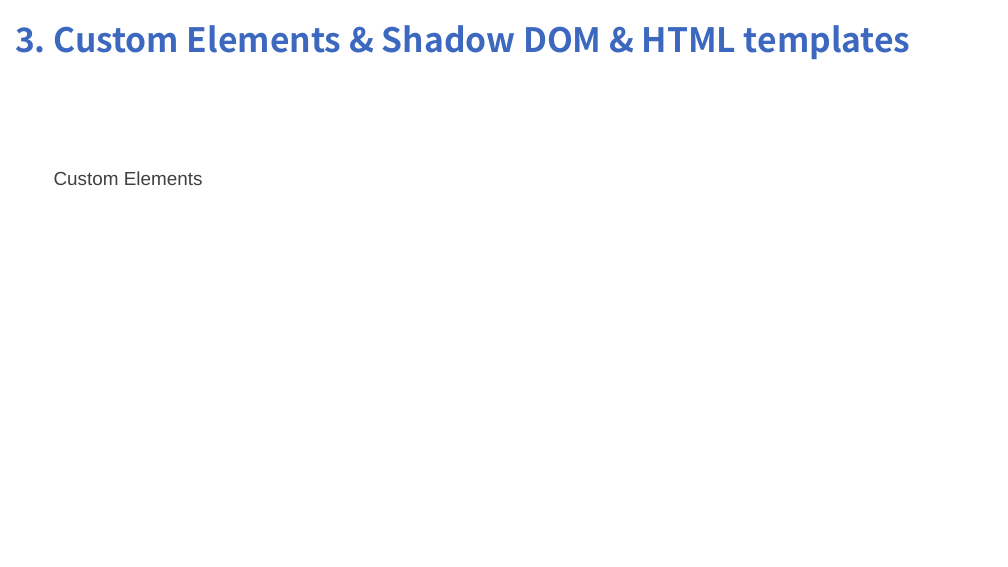
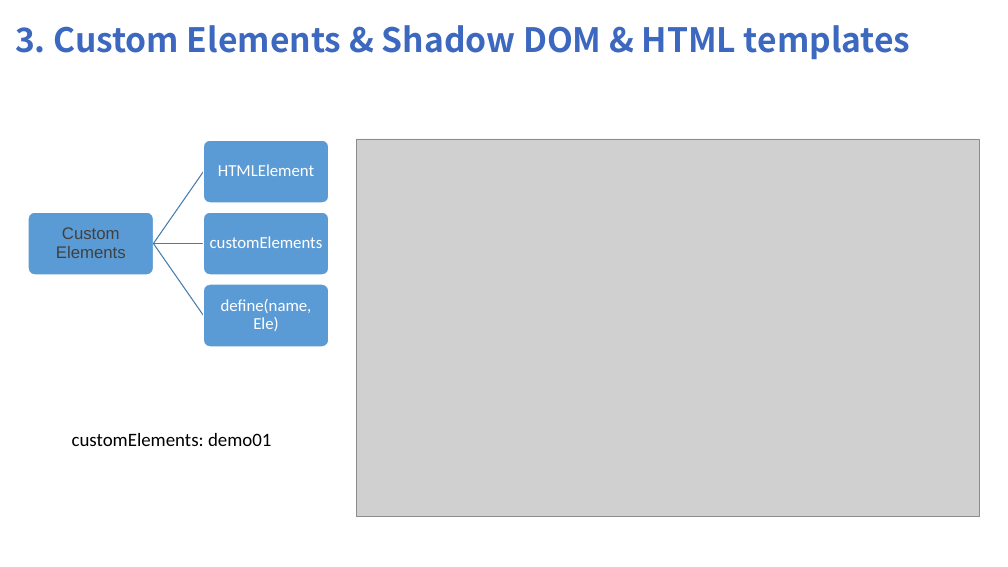
Before and after one commit to shuyancang/FE_learnings, a slide deck: slide 13 of webComponents/web Componts.pptx. Drawn at 1008x567 pixels with LibreOffice and Linux fonts; fonts in the diff are those of the drawing; grey boxes stand for pictures. Boxes give left, top, right and bottom in pixels: in the first picture for what was removed or moved away, otherwise in the second. Text is boxed around its words. In the diff, an @@ line names an element or a change of style, - is before the commit and + after.

Commit message:
2demo of webComponents

```diff
--- a/webComponents/web Componts.pptx
+++ b/webComponents/web Componts.pptx
@@ picture added at (356, 139, 979, 517) @@
@@ text "Custom Elements": place and size @@
-text "Custom Elements" at (54, 171, 203, 185)
+text "Custom Elements" at (56, 227, 126, 258)
@@ text "Custom Elements" at (56, 227, 126, 258): size 18 to 16 pt; alignment left to centre; line spacing 1 to 0.9; more space between paragraphs; vertical alignment top to middle @@
@@ group added at (28, 141, 329, 347): 4 rounded rectangles, 3 freeform shapes, 3 texts @@
+HTMLElement
+customElements
+define(name, Ele)
@@ text added at (72, 433, 271, 446), 18 pt, text #000000 @@
+customElements: demo01
```
Also in this commit, not shown: 1 other slide changed, 1 slide added, 3 other files.
